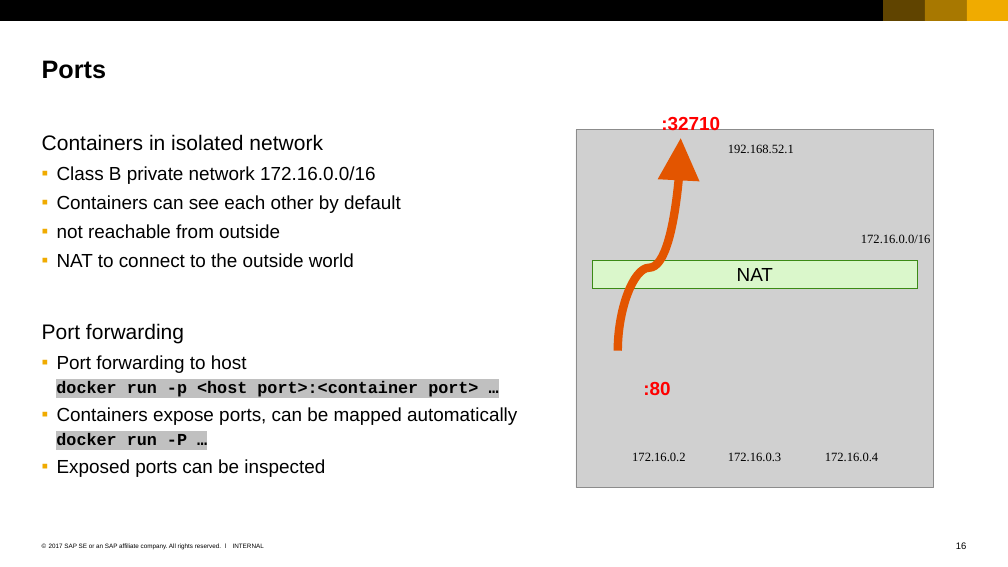
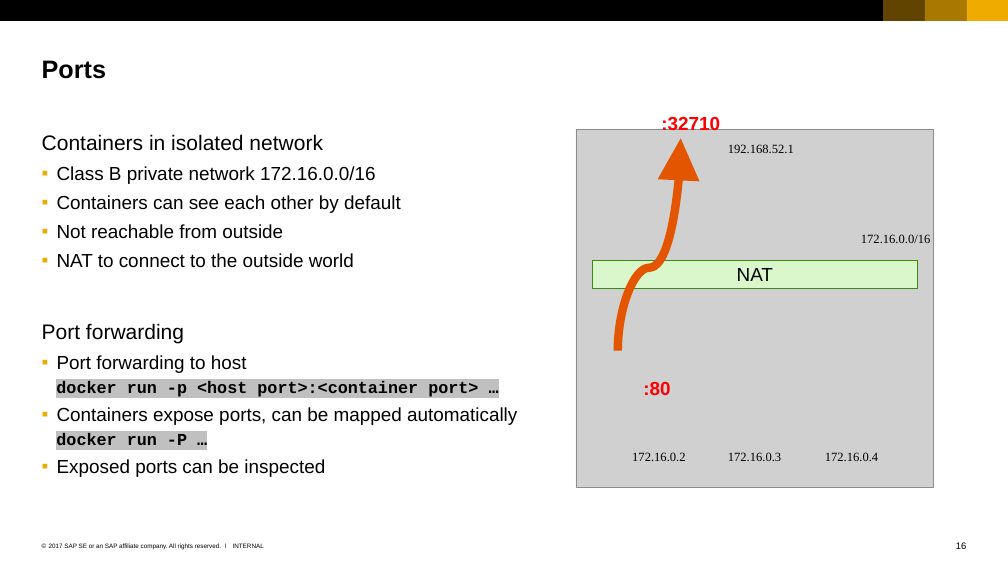
Before and after one commit to cuijiyao01/docker-k8s-training, a slide deck: slide 16 of docker/03_Working_with_containers.pptx. Drawn at 1008x567 pixels with LibreOffice and Linux fonts; fonts in the diff are those of the drawing; grey boxes stand for pictures. Boxes give left, top, right and bottom in pixels: in the first picture for what was removed or moved away, otherwise in the second. Text is boxed around its words. In the diff, an @@ line names an element or a change of style, - is before the commit and + after.

```diff
--- a/docker/03_Working_with_containers.pptx
+++ b/docker/03_Working_with_containers.pptx
@@ text at <box>57,224,283,239</box>: text changed @@
-  ▪ not reachable from outside
+  ▪ Not reachable from outside
```
Also in this commit, not shown: 7 other slides changed, 1 other file.
